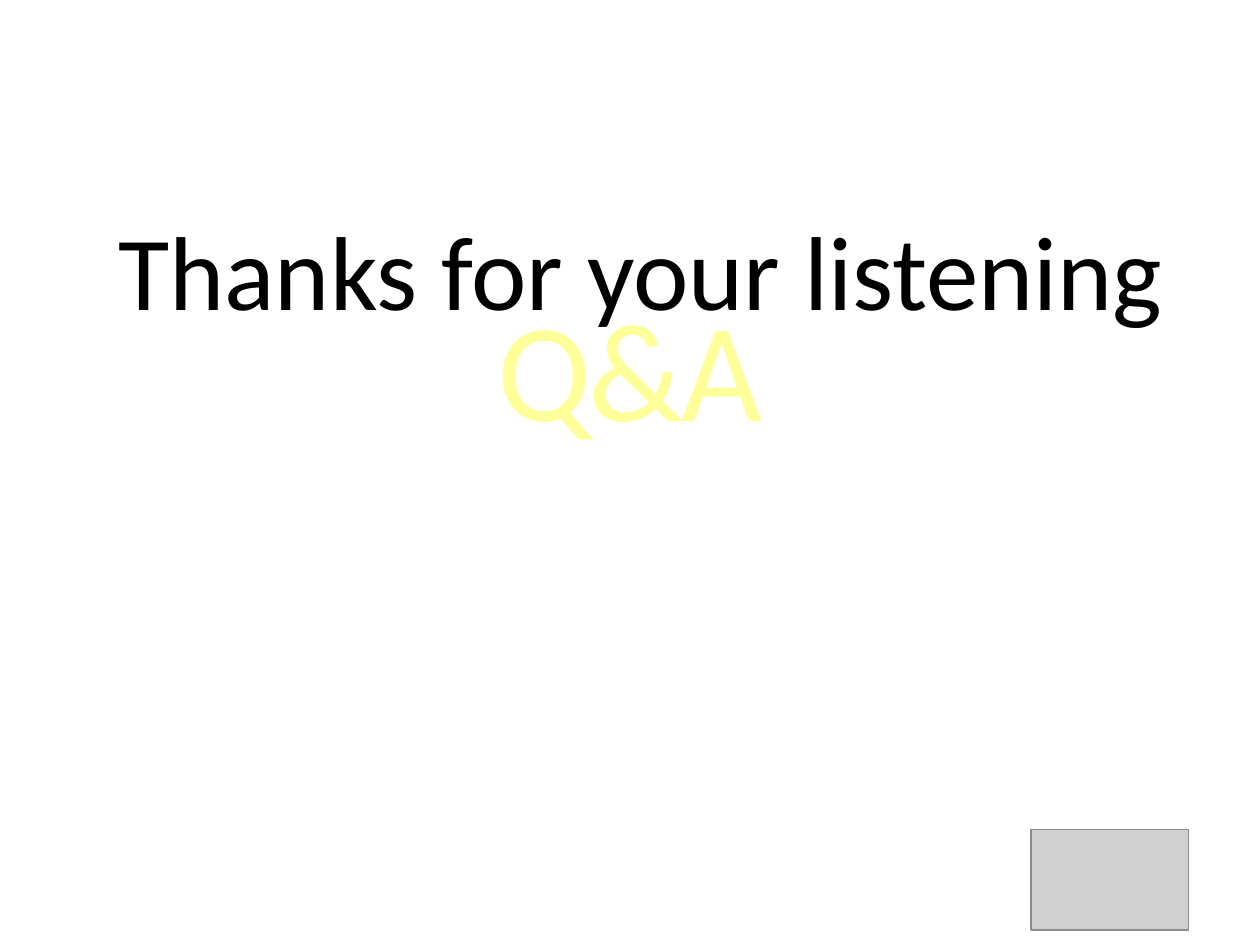
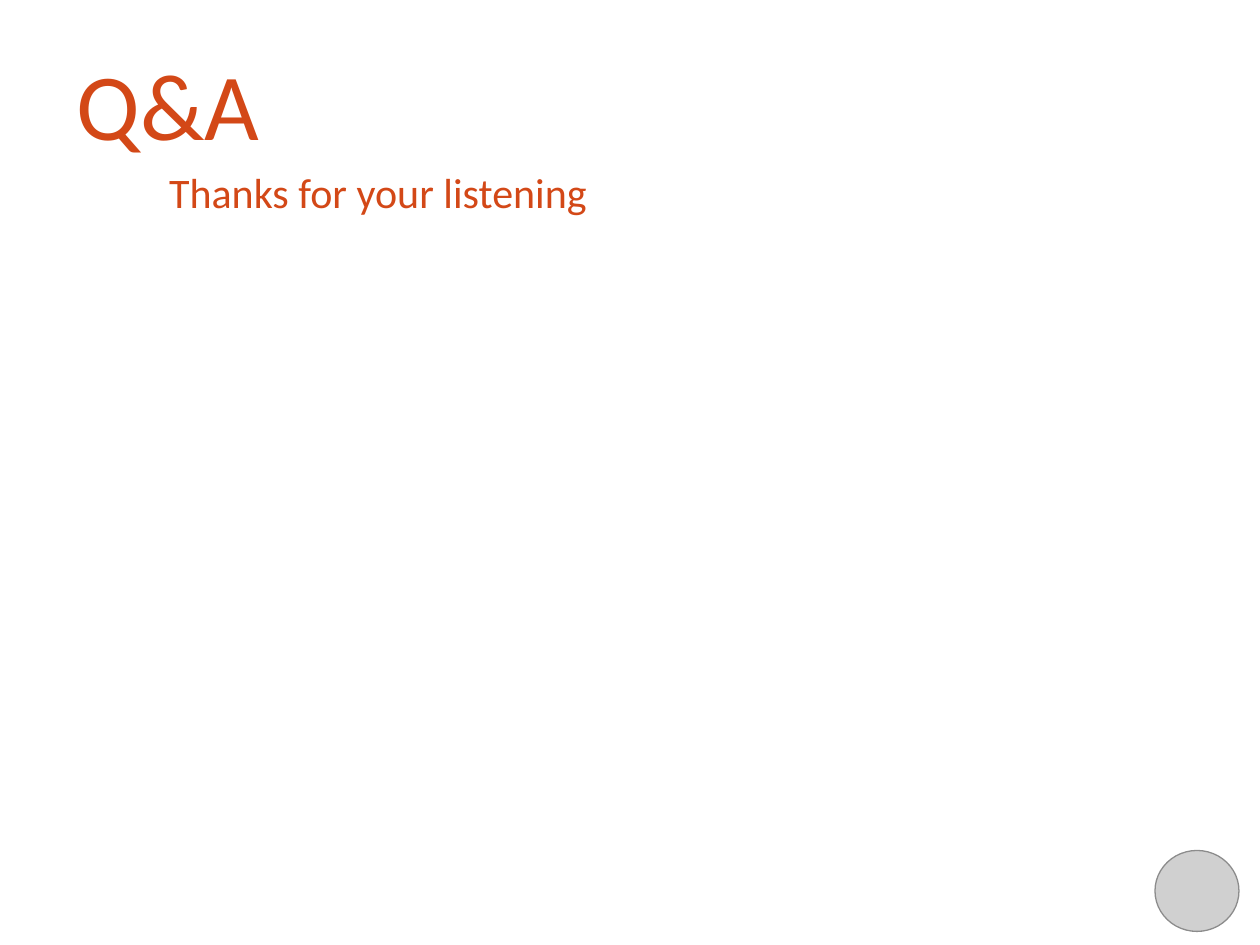
Before and after one commit to khalifandiaye/bus-reservation, a slide deck: slide 20 of WIP/Document/Project Report/capstone.pptx. Drawn at 1260x945 pixels with LibreOffice and Linux fonts; fonts in the diff are those of the drawing; grey boxes stand for pictures; background and template pictures are left out. Boxes give left, top, right and bottom in pixels: in the first picture for what was removed or moved away, otherwise in the second. Text is boxed around its words. In the diff, an @@ line names an element or a change of style, - is before the commit and + after.

```diff
--- a/WIP/Document/Project Report/capstone.pptx
+++ b/WIP/Document/Project Report/capstone.pptx
@@ title "Thanks for your listening" moved from (x1=118, y1=237, x2=1162, y2=334) to (x1=169, y1=178, x2=586, y2=216) @@
@@ title "Thanks for your listening" at (x1=169, y1=178, x2=586, y2=216): size 60 to 24 pt, text colour #000000 to #D34817 @@
@@ subtitle "Q&A" moved from (x1=497, y1=305, x2=762, y2=440) to (x1=77, y1=75, x2=260, y2=153) @@
@@ subtitle "Q&A" at (x1=77, y1=75, x2=260, y2=153): size 80 to 54 pt, text colour gradient #FFFFB9 to #FFFF99 to #F6AE1E to #D34817, letter spacing -1.5 to 0 pt @@
@@ picture removed at (x1=1031, y1=829, x2=1188, y2=930) @@
@@ picture added at (x1=1155, y1=850, x2=1240, y2=931) @@
```
Also in this commit, not shown: 7 other slides changed, 6 slides added, 6 slides removed.
